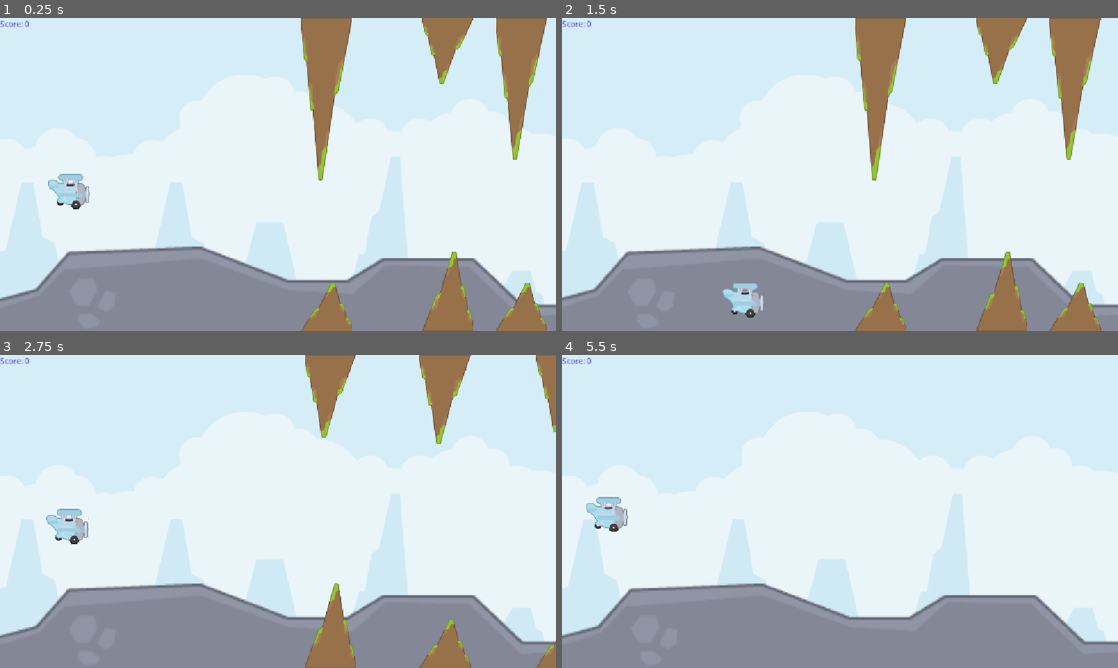
Above: before the commit, frames 1-4 (two rows, left to right).
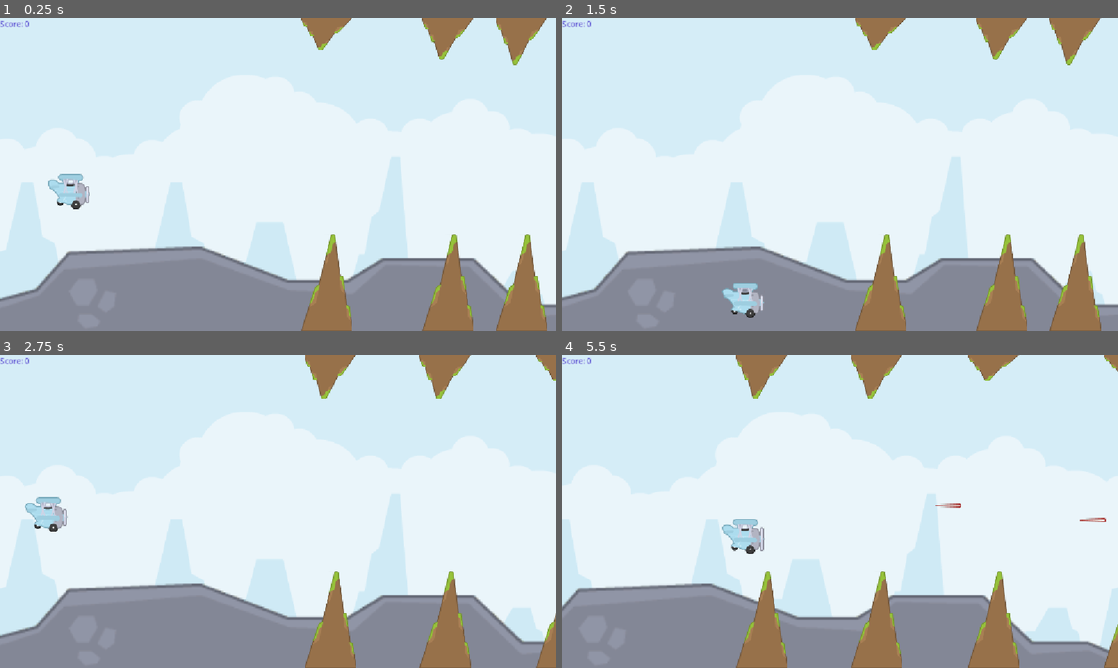
Above: after the commit, the same moments.

Repository: sabasayer/Flappy-Chopper
Game: Godot game, scene res://scenes/level-scene.tscn
The game is run twice, just before and just after one commit, with the same random seed, the same clock (stepped at 60 frames per second) and the same inputs.
Inputs:
- Up to frame 1 (0.25 s): no input
- Up to frame 2 (1.5 s): tap Space (jump) at 0.77 s
- Up to frame 3 (2.75 s): tap Space (jump) at 1.52 s
- Up to frame 4 (5.5 s): tap Space (jump) at 3.02, 3.77, 4.52 s

The runs differ from the first frame. In frame 1, 6.4% of the frame differs, in the area x 54-99%, y 0-100%; in frame 2, 6.4%; in frame 3, 4.2%; in frame 4, 19%, in the area x 0-100%, y 0-100%.

Commit message:
feat: health component

Diff:
--- a/scenes/bullet_scene.gd
+++ b/scenes/bullet_scene.gd
@@ -2,6 +2,7 @@
 
 extends Area2D
 
+@export var damage:int = 1
 var speed:int = 600
 
 func _physics_process(delta: float) -> void:
@@ -9,13 +10,7 @@
 
 
 func _on_area_entered(area: Area2D) -> void:
-	print("area entered",area)
-	queue_free()
-
-func _on_body_exited(body: Node2D) -> void:
-	if(body is Player):
-		return
-	print("body hit",body)
+	HealthUtils.trigger_take_damege_on_health_component(area,damage)
 
 	queue_free()
 
--- a/scenes/bullet_scene.tscn
+++ b/scenes/bullet_scene.tscn
@@ -26,5 +26,4 @@
 rect = Rect2(-20, -5, 54, 13)
 
 [connection signal="area_entered" from="." to="." method="_on_area_entered"]
-[connection signal="body_exited" from="." to="." method="_on_body_exited"]
 [connection signal="screen_exited" from="VisibleOnScreenNotifier2D" to="." method="_on_visible_on_screen_notifier_2d_screen_exited"]
--- /dev/null
+++ b/scenes/enemy-scene.tscn
@@ -0,0 +1,69 @@
+[gd_scene format=3 uid="uid://dctdrfjcospu5"]
+
+[ext_resource type="Script" uid="uid://dxywraejjnirw" path="res://scenes/enemy_scene.gd" id="1_1cvog"]
+[ext_resource type="Texture2D" uid="uid://knahiknjdmi2" path="res://assets/shooter_sheet.png" id="2_ll33l"]
+[ext_resource type="Script" uid="uid://ch7brteh48svk" path="res://scenes/health-component.gd" id="3_ycel5"]
+
+[sub_resource type="CircleShape2D" id="CircleShape2D_pb3lf"]
+radius = 47.042534
+
+[sub_resource type="Animation" id="Animation_ll33l"]
+length = 0.001
+tracks/0/type = "value"
+tracks/0/imported = false
+tracks/0/enabled = true
+tracks/0/path = NodePath(".:position")
+tracks/0/interp = 1
+tracks/0/loop_wrap = true
+tracks/0/keys = {
+"times": PackedFloat32Array(0),
+"transitions": PackedFloat32Array(1),
+"update": 0,
+"values": [Vector2(0, 0)]
+}
+
+[sub_resource type="Animation" id="Animation_ycel5"]
+resource_name = "idle"
+length = 4.0
+loop_mode = 1
+tracks/0/type = "value"
+tracks/0/imported = false
+tracks/0/enabled = true
+tracks/0/path = NodePath(".:position")
+tracks/0/interp = 1
+tracks/0/loop_wrap = true
+tracks/0/keys = {
+"times": PackedFloat32Array(0, 1, 1.9666667, 2.9333334, 3.9666667),
+"transitions": PackedFloat32Array(1, 2, 0.5, 2, 0.5),
+"update": 0,
+"values": [Vector2(0, 0), Vector2(0, -24), Vector2(0, 0), Vector2(0, 24), Vector2(0, 0)]
+}
+
+[sub_resource type="AnimationLibrary" id="AnimationLibrary_pb3lf"]
+_data = {
+&"RESET": SubResource("Animation_ll33l"),
+&"idle": SubResource("Animation_ycel5")
+}
+
+[node name="Enemy" type="Area2D" unique_id=2084074567]
+script = ExtResource("1_1cvog")
+
+[node name="Sprite2D" type="Sprite2D" parent="." unique_id=1782939972]
+texture = ExtResource("2_ll33l")
+region_enabled = true
+region_rect = Rect2(445, 0, 89, 91)
+
+[node name="CollisionShape2D" type="CollisionShape2D" parent="." unique_id=2008690999]
+position = Vector2(-1, 1)
+shape = SubResource("CircleShape2D_pb3lf")
+
+[node name="HealthComponent" type="Node" parent="." unique_id=1207080262]
+script = ExtResource("3_ycel5")
+metadata/_custom_type_script = "uid://ch7brteh48svk"
+
+[node name="AnimationPlayer" type="AnimationPlayer" parent="." unique_id=536510657]
+libraries/ = SubResource("AnimationLibrary_pb3lf")
+autoplay = &"idle"
+
+[connection signal="body_entered" from="." to="." method="_on_body_entered"]
+[connection signal="died" from="HealthComponent" to="." method="_on_health_component_died"]
--- /dev/null
+++ b/scenes/enemy_scene.gd
@@ -0,0 +1,16 @@
+class_name EnemyScene extends Area2D
+
+@export var damage:int =1
+@export var kill_score:int=1
+# Called when the node enters the scene tree for the first time.
+
+func _on_health_component_died() -> void:
+	GameManager.add_score(kill_score)
+	die()
+
+func die():
+	print("run die animation")
+	queue_free()
+
+func _on_body_entered(body: Node2D) -> void:
+	HealthUtils.trigger_take_damege_on_health_component(body,damage)
--- /dev/null
+++ b/scenes/health-component.gd
@@ -0,0 +1,21 @@
+class_name HealthComponent extends Node
+
+signal died()
+signal damaged(amount:int)
+
+@export var max_health:int = 1
+
+var health:int
+
+func _ready() -> void:
+	health = max_health
+
+func take_damage(amount:int):
+	print("take damage: ", amount)
+	health -= amount
+	damaged.emit(amount)
+	if health <= 0:
+		die()
+
+func die():
+	died.emit()
--- /dev/null
+++ b/scenes/health_utils.gd
@@ -0,0 +1,10 @@
+class_name HealthUtils extends Node
+
+static func trigger_take_damege_on_health_component(node: Node2D, damage:int) -> void:
+	print("node entered ",node)
+
+	var health := node.get_node_or_null("HealthComponent")
+
+	if health is HealthComponent:
+		print("health component detected")
+		health.take_damage(damage)
--- a/scenes/pipe-pair.tscn
+++ b/scenes/pipe-pair.tscn
@@ -25,5 +25,8 @@
 [node name="VisibleOnScreenNotifier2D" type="VisibleOnScreenNotifier2D" parent="." unique_id=393731295]
 rect = Rect2(-64, -117, 89, 554)
 
+[node name="EnemyMarker" type="Marker2D" parent="." unique_id=949377114]
+position = Vector2(0, 146)
+
 [connection signal="body_entered" from="Area2D" to="." method="_on_area_2d_body_entered"]
 [connection signal="screen_exited" from="VisibleOnScreenNotifier2D" to="." method="_on_visible_on_screen_notifier_2d_screen_exited"]
--- a/scenes/pipe.gd
+++ b/scenes/pipe.gd
@@ -1,11 +1,11 @@
 class_name Pipe
 extends Node2D
 
+@export var damage :int = 1
 @onready var sprite_2d: Sprite2D = $Sprite2D
 
 func _on_area_2d_body_entered(body: Node2D) -> void:
-	if body is Player:
-		body.on_collision_with_pipe(self)
+	HealthUtils.trigger_take_damege_on_health_component(body,damage)
 
 func get_size():
 	return sprite_2d.region_rect.size
--- a/scenes/pipe_pair.gd
+++ b/scenes/pipe_pair.gd
@@ -8,6 +8,7 @@
 
 @onready var top_pipe: Pipe = $TopPipe
 @onready var bottom_pipe: Pipe = $BottomPipe
+@onready var enemy_marker: Marker2D = $EnemyMarker
 
 var scored = false
 
@@ -24,15 +25,15 @@
 		return screen_height - gap_padding
 
 func _ready() -> void:
+	setup(gap_height,gap_y)
+
+func setup(gap_height: int = 0, gap_y: int = 0):
 	if !gap_y:
 		gap_y = randi_range(gap_padding,gap_y_max)
 
 	if !gap_height:
 		gap_height = randi_range(gap_height_min, gap_height_max)
 
-	setup(gap_height,gap_y)
-
-func setup(gap_height: int, gap_y: int):
 	if gap_y < gap_padding:
 		gap_y = gap_padding
 	if gap_y + gap_height > gap_y_max:
@@ -52,6 +53,8 @@
 	bottom_pipe.scale.y = bottom_target_size / bottom_pipe_size.y
 	bottom_pipe.position.y = screen_height - bottom_target_size / 2
 
+	enemy_marker.position.y =  (gap_y + gap_height) / 2
+
 func _on_area_2d_body_entered(body: Node2D) -> void:
 	if scored:
 		return
--- a/scenes/player.gd
+++ b/scenes/player.gd
@@ -30,10 +30,6 @@
 
 	move_and_slide()
 
-func on_collision_with_pipe(pipe:Pipe) -> void:
-	print("collision with pipe", pipe)
-	player_died.emit()
-
 func on_jump(delta: float):
 	velocity.y = JUMP_VELOCITY
 
@@ -44,3 +40,7 @@
 
 func get_size():
 	return (collision_shape_2d.shape as RectangleShape2D).size
+
+
+func _on_health_component_died() -> void:
+	player_died.emit()
--- a/scenes/player.tscn
+++ b/scenes/player.tscn
@@ -3,6 +3,7 @@
 [ext_resource type="Script" uid="uid://crmku4icpevve" path="res://scenes/player.gd" id="1_3vyb7"]
 [ext_resource type="Texture2D" uid="uid://blp2yyx8mt1jk" path="res://assets/planes.png" id="2_g2els"]
 [ext_resource type="PackedScene" uid="uid://c4rmcqahukd76" path="res://scenes/bullet_scene.tscn" id="2_qhqgy"]
+[ext_resource type="Script" uid="uid://ch7brteh48svk" path="res://scenes/health-component.gd" id="4_dqkch"]
 
 [sub_resource type="RectangleShape2D" id="RectangleShape2D_3vyb7"]
 size = Vector2(84, 66)
@@ -48,3 +49,10 @@
 
 [node name="BulletSpawn" type="Marker2D" parent="." unique_id=1520343583]
 position = Vector2(48, 0)
+
+[node name="HealthComponent" type="Node" parent="." unique_id=1226408465]
+script = ExtResource("4_dqkch")
+max_health = 2
+metadata/_custom_type_script = "uid://ch7brteh48svk"
+
+[connection signal="died" from="HealthComponent" to="." method="_on_health_component_died"]
--- a/scenes/spawner.gd
+++ b/scenes/spawner.gd
@@ -6,13 +6,29 @@
 	ENEMY_ONLY
 }
 
+const ENEMY_SPAWN_PERCENTAGE_BY_DISTANCE = {
+	1000: 10,
+	2000: 25,
+	4000: 50,
+	6000: 70,
+	9000: 95
+}
+
+const PIPE_PAIR_GAP_SETTING_BY_DISTANCE = {
+	0: { 'gap_height_range': [350,400], 'gap_padding':200 },
+	1000: { 'gap_height_range': [300,400], 'gap_padding':200 },
+	2000: { 'gap_height_range': [300,400], 'gap_padding':150 },
+}
+
 @export var pipe_pair_scene: PackedScene = preload("res://scenes/pipe-pair.tscn")
+@export var enemy_scene: PackedScene = preload("res://scenes/enemy-scene.tscn")
 @export var pipes_container: Node2D
 @export var min_spawn_distance: int = 150
 @export var max_spawn_distance: int = 300
 
 @export var next_spawn_x: int = 400
 @export var spawn_margin: int = 400
+@export var min_distance_for_enemy_spawn: int = 1000
 
 var player: Player:
 	get():
@@ -37,8 +53,47 @@
 		next_spawn_x += randi_range(min_spawn_distance,max_spawn_distance)
 		spawn(next_spawn_x)
 
+var current_pipe_pair_config:
+	get():
+		var current_player_distance = player_distance
+		var config
+		for distance in PIPE_PAIR_GAP_SETTING_BY_DISTANCE:
+			if current_player_distance >= distance:
+				config = PIPE_PAIR_GAP_SETTING_BY_DISTANCE[distance]
+
+		return config
+
+
 func spawn(position: int):
 	print("spawn to:" ,position)
+
+	var config = current_pipe_pair_config
+
+	if !config:
+		print("no config found for distance:", player_distance)
+		return
+
 	var pipe_pair = pipe_pair_scene.instantiate() as PipePair
 	pipe_pair.global_position.x = position
+	pipe_pair.gap_height_min = config.gap_height_range[0]
+	pipe_pair.gap_height_max = config.gap_height_range[1]
+	pipe_pair.gap_padding = config.gap_padding
 	pipes_container.add_child(pipe_pair)
+
+	if should_spawn_enemy():
+		print("spawn enemy")
+		var enemy = enemy_scene.instantiate() as EnemyScene
+		pipe_pair.enemy_marker.add_child(enemy)
+
+func should_spawn_enemy():
+	var current_player_distance = player_distance
+	var percentage = 0
+	for distance in ENEMY_SPAWN_PERCENTAGE_BY_DISTANCE:
+		if current_player_distance > distance:
+			percentage = ENEMY_SPAWN_PERCENTAGE_BY_DISTANCE[distance]
+
+	if percentage == 0:
+		return false
+
+	var range = randi_range(0,100)
+	return range < percentage
Not shown, added: scenes/enemy_scene.gd.uid
Not shown, added: scenes/health-component.gd.uid
Not shown, added: scenes/health_utils.gd.uid
